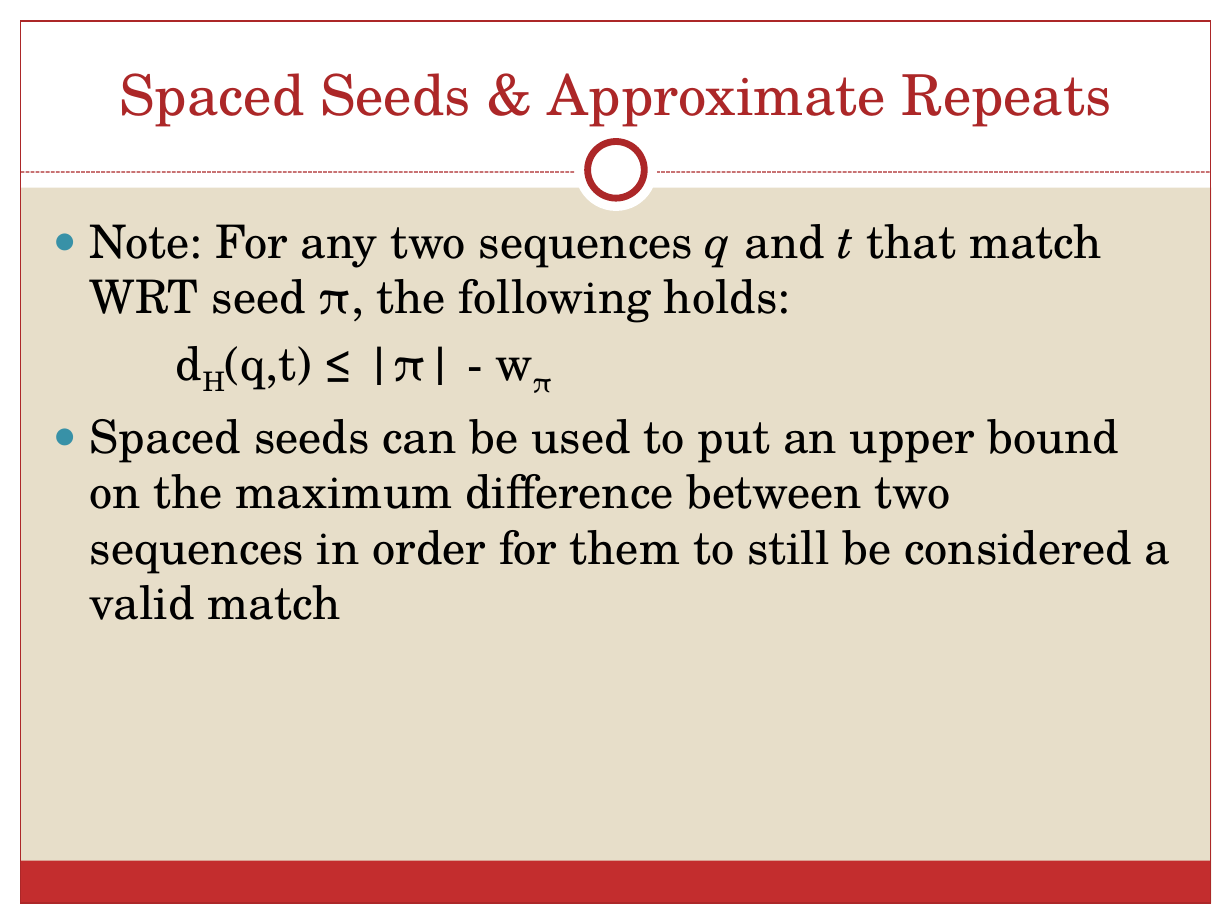
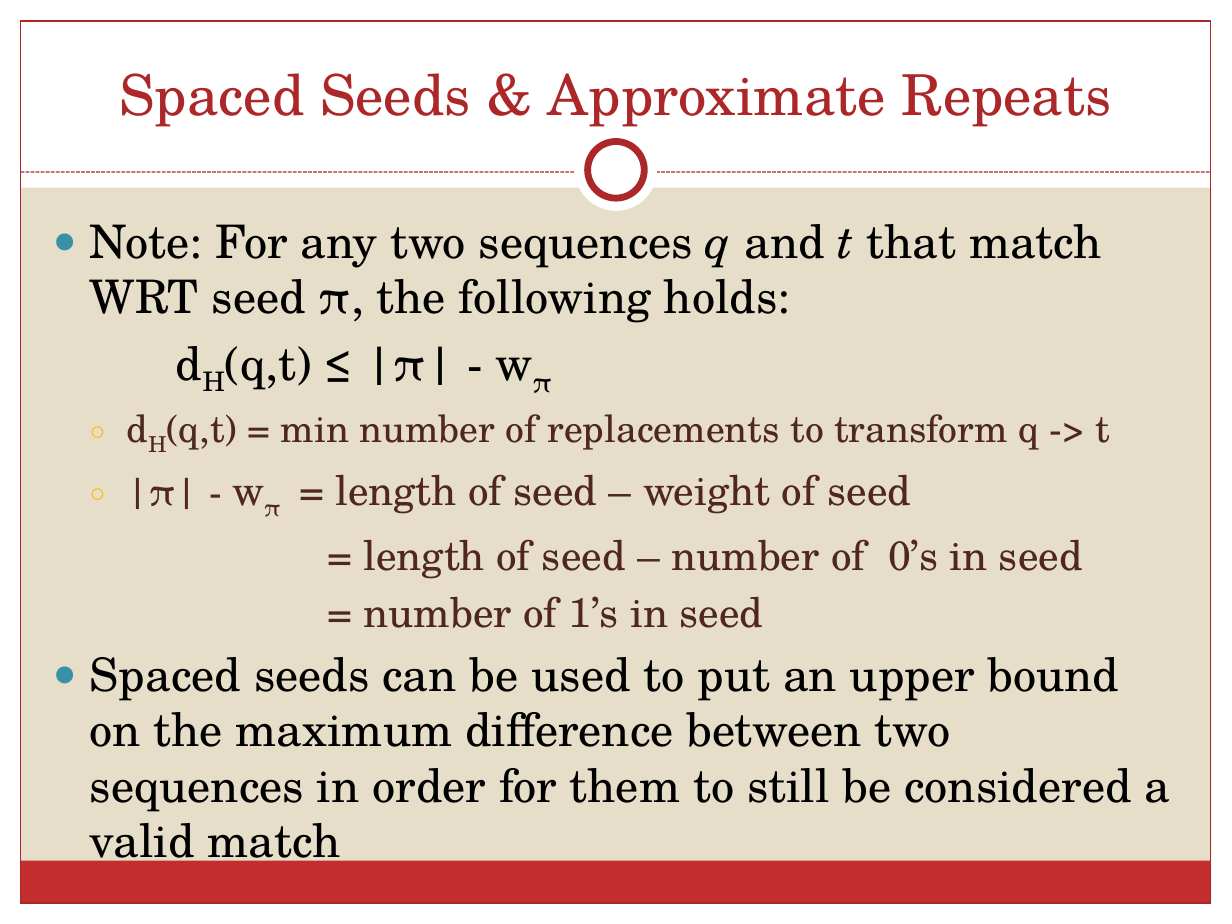
Before and after one commit to schaefce/proposal, a slide deck: slide 11 of SchaefferProposal.pptx (slide 10 before the commit). Drawn at 1232x924 pixels with LibreOffice and Linux fonts; fonts in the diff are those of the drawing. Boxes give left, top, right and bottom in pixels: in the first picture for what was removed or moved away, otherwise in the second. Text is boxed around its words. In the diff, an @@ line names an element or a change of style, - is before the commit and + after.

```diff
--- a/SchaefferProposal.pptx
+++ b/SchaefferProposal.pptx
@@ text at (127,414,1110,628): paragraphs added @@
+  ○ dH(q,t) = min number of replacements to transform q -> t
+  ○ |π| - wπ = length of seed – weight of seed
+  = length of seed – number of 0’s in seed
+  = number of 1’s in seed
```
Also in this commit, not shown: 9 other slides changed, 2 slides added, 10 other files.
